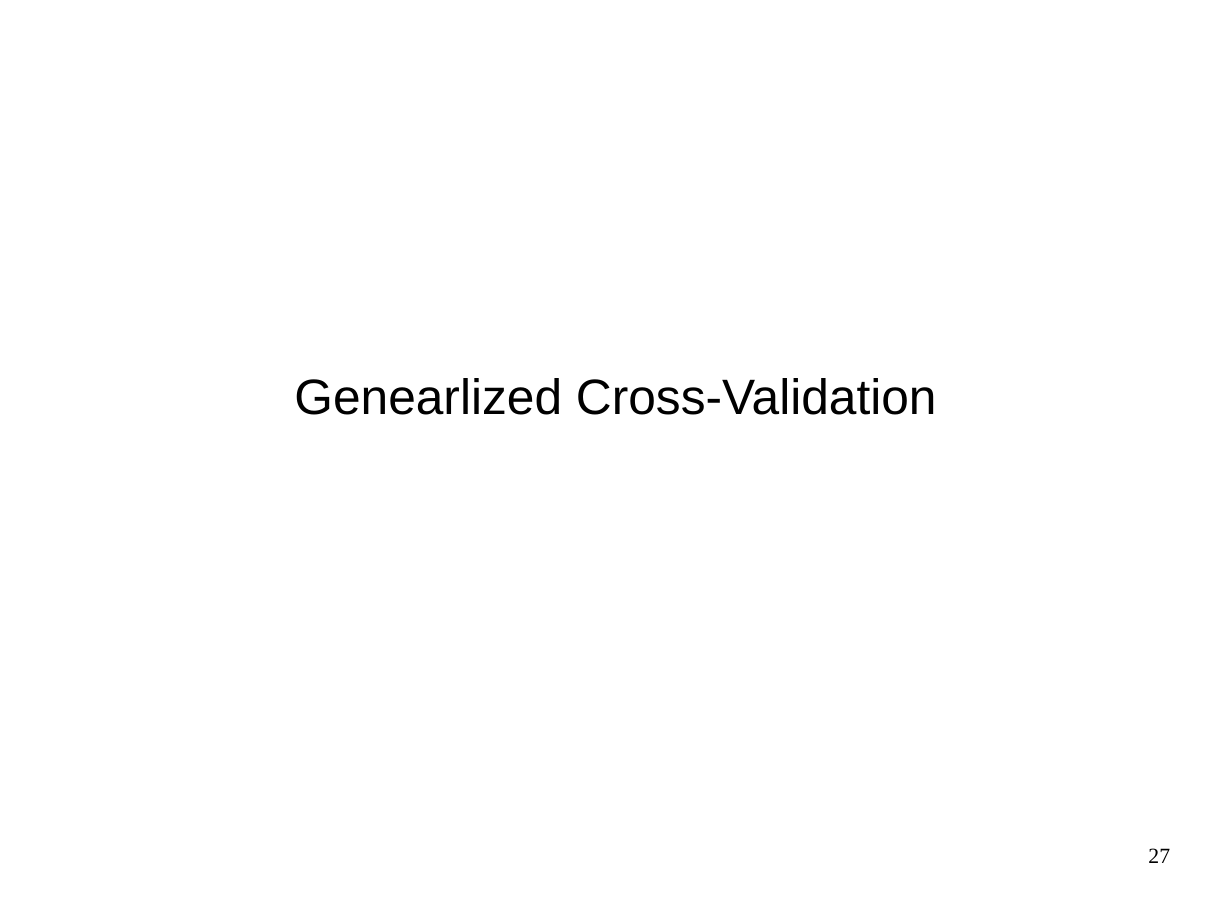
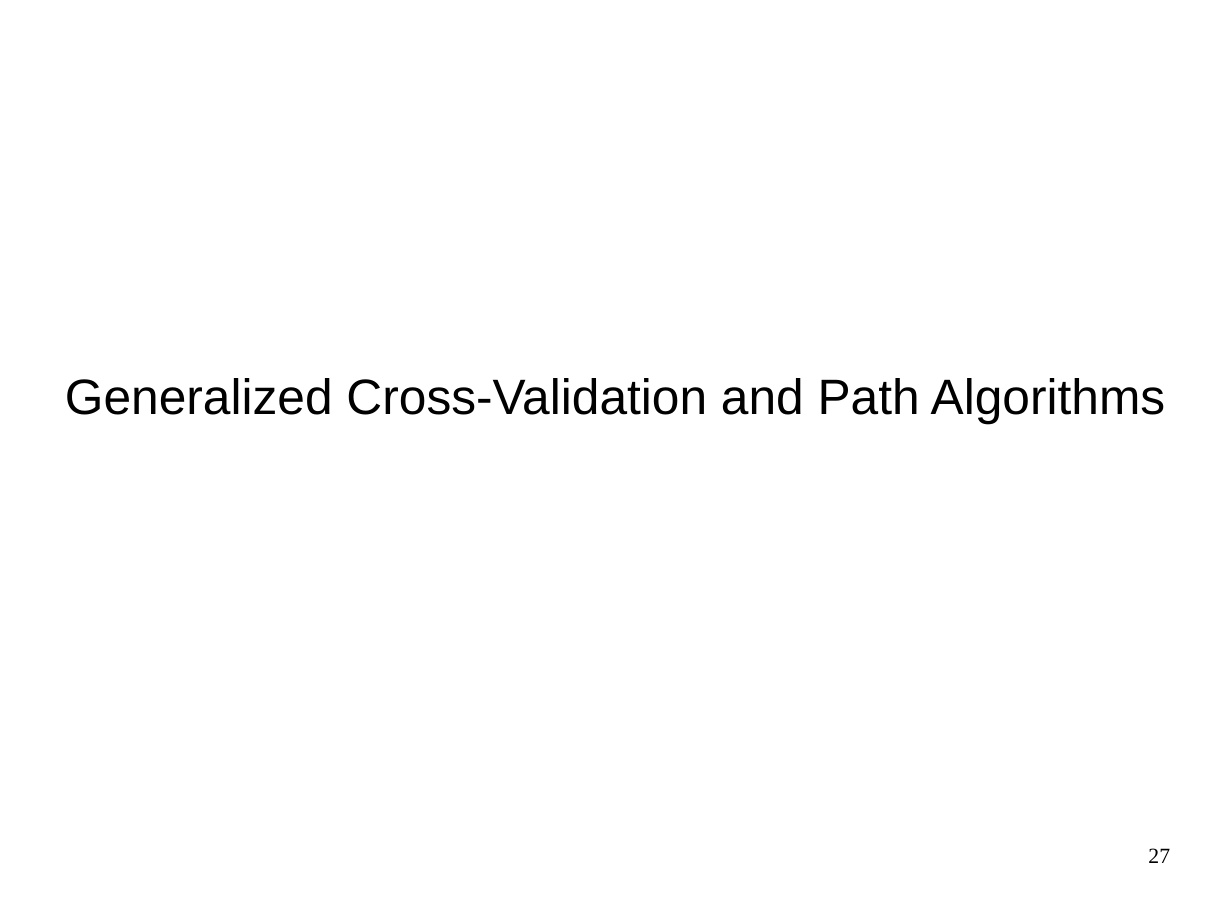
Before and after one commit to amueller/talks_odt, a slide deck: slide 27 of nyc-open-data-2015-andvanced-sklearn.odp. Drawn at 1232x924 pixels with LibreOffice and Linux fonts; fonts in the diff are those of the drawing. Boxes give left, top, right and bottom in pixels: in the first picture for what was removed or moved away, otherwise in the second. Text is boxed around its words. In the diff, an @@ line names an element or a change of style, - is before the commit and + after.

```diff
--- a/nyc-open-data-2015-andvanced-sklearn.odp
+++ b/nyc-open-data-2015-andvanced-sklearn.odp
@@ subtitle at (x1=65, y1=378, x2=1166, y2=423): text changed @@
-Genearlized Cross-Validation
+Generalized Cross-Validation and Path Algorithms
```
Also in this commit, not shown: 5 other slides changed.
